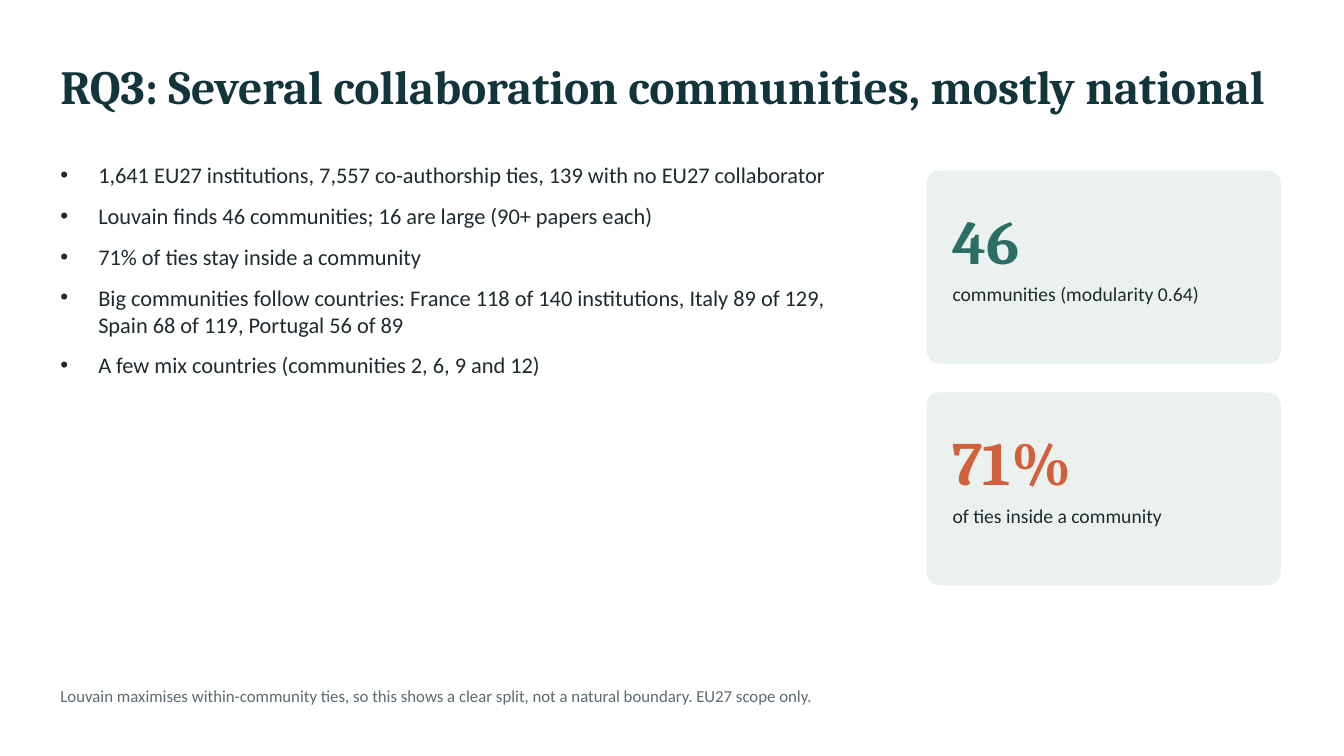
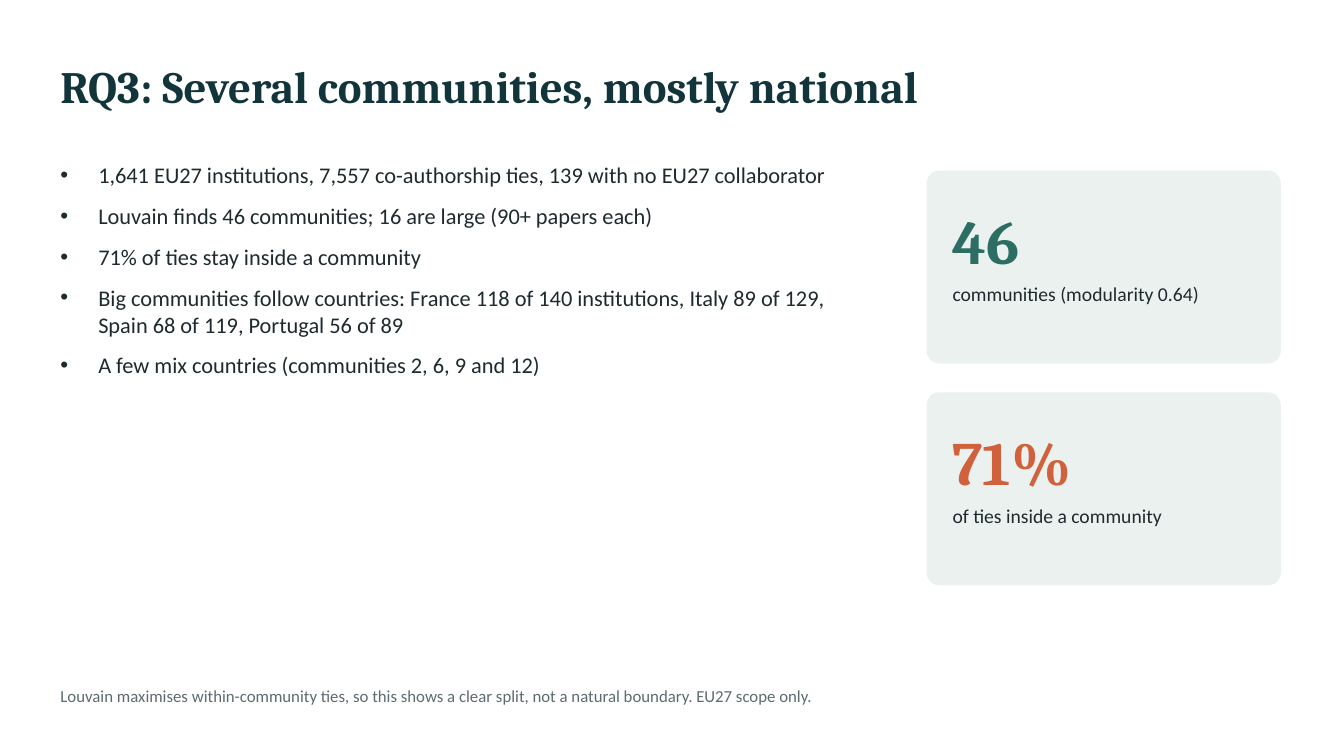
Before and after one commit to Manchidi-MJ/Data-Analytics--project-D, a slide deck: slide 10 of project-d/ProjectD_final_slides.pptx. Drawn at 1344x756 pixels with LibreOffice and Linux fonts; fonts in the diff are those of the drawing. Boxes give left, top, right and bottom in pixels: in the first picture for what was removed or moved away, otherwise in the second. Text is boxed around its words. In the diff, an @@ line names an element or a change of style, - is before the commit and + after.

```diff
--- a/project-d/ProjectD_final_slides.pptx
+++ b/project-d/ProjectD_final_slides.pptx
@@ text at box(60, 72, 918, 113): text changed; size 34 to 32 pt @@
-RQ3: Several collaboration communities, mostly national
+RQ3: Several communities, mostly national
```
Also in this commit, not shown: 4 other slides changed, 11 other files.
